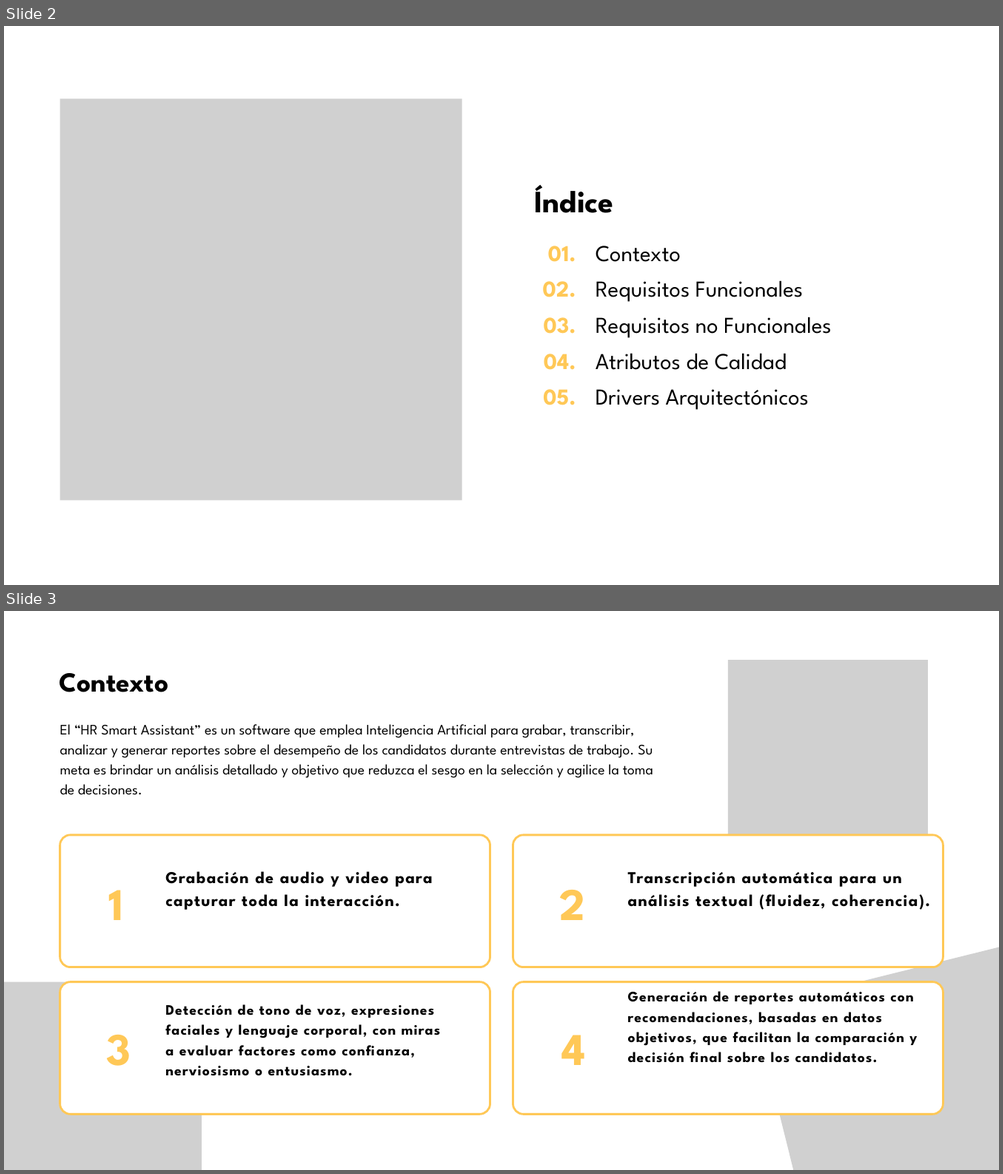
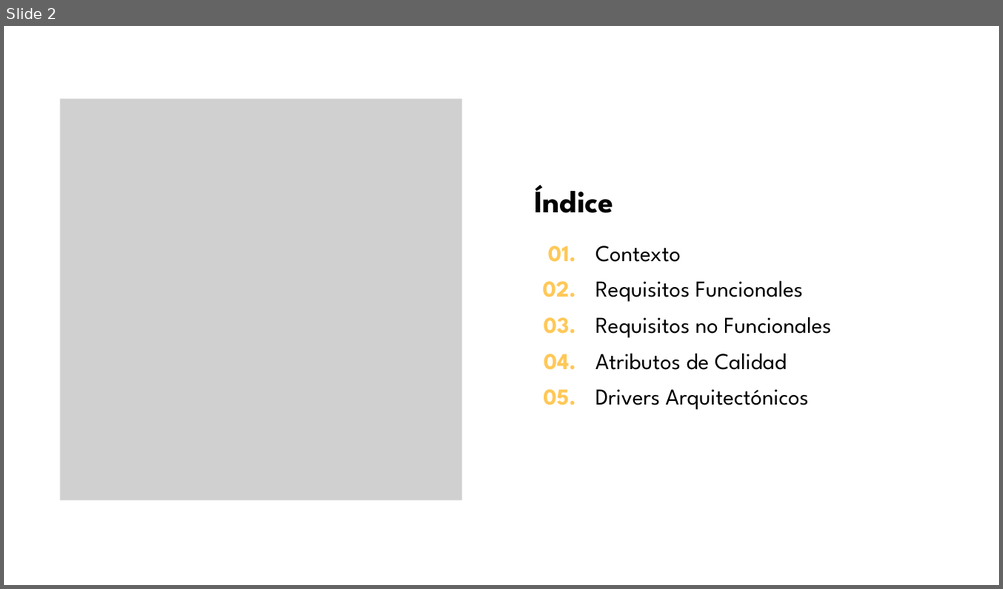
Before and after one commit to Jucer74/SoftwareArchitecture, a slide deck: Project/Context/hrsmartassistant.context.pptx. Shown one above the other, each under a label of ours: slides 2 and 3 before the commit, slide 2 after it. The pictures are 1003x1174 and 1003x589 pixels, drawn with LibreOffice and Linux fonts; fonts in the diff are those of the drawing; grey boxes stand for pictures. Boxes give left, top, right and bottom in pixels: in the first picture for what was removed or moved away, otherwise in the second. Text is boxed around its words. In the diff, an @@ line names an element or a change of style, - is before the commit and + after.

```diff
--- a/Project/Context/hrsmartassistant.context.pptx
+++ b/Project/Context/hrsmartassistant.context.pptx
@@ slide 3 removed at (4, 611, 999, 1170), background #FFFFFF @@
@@ text removed at (60, 673, 169, 692) @@
-Contexto
@@ picture removed at (728, 660, 928, 856) @@
@@ text removed at (60, 724, 653, 795) @@
-El “HR Smart Assistant” es un software que emplea Inteligencia Artificial para grabar, transcribir, analizar y generar reportes sobre el desempeño de los candidatos durante entrevistas de trabajo. Su meta es brindar un análisis detallado y objetivo que reduzca el sesgo en la selección y agilice la toma de decisiones.
@@ freeform shape removed at (60, 835, 489, 968) @@
@@ freeform shape removed at (512, 835, 942, 968) @@
@@ text removed at (165, 871, 432, 910) @@
-Grabación de audio y video para capturar toda la interacción.
@@ text removed at (628, 872, 930, 910) @@
-Transcripción automática para un análisis textual (fluidez, coherencia).
@@ text removed at (109, 890, 124, 920) @@
-1
@@ text removed at (560, 890, 586, 920) @@
-2
@@ picture removed at (753, 943, 999, 1170) @@
@@ picture removed at (4, 982, 202, 1170) @@
@@ freeform shape removed at (60, 982, 489, 1115) @@
@@ freeform shape removed at (512, 982, 942, 1115) @@
@@ text removed at (165, 1005, 440, 1076) @@
-Detección de tono de voz, expresiones faciales y lenguaje corporal, con miras a evaluar factores como confianza, nerviosismo o entusiasmo.
@@ text removed at (628, 991, 916, 1063) @@
-Generación de reportes automáticos con recomendaciones, basadas en datos objetivos, que facilitan la comparación y decisión final sobre los candidatos.
@@ text removed at (106, 1035, 131, 1066) @@
-3
@@ text removed at (561, 1035, 585, 1065) @@
-4
```
Also in this commit, not shown: 4 slides added.
